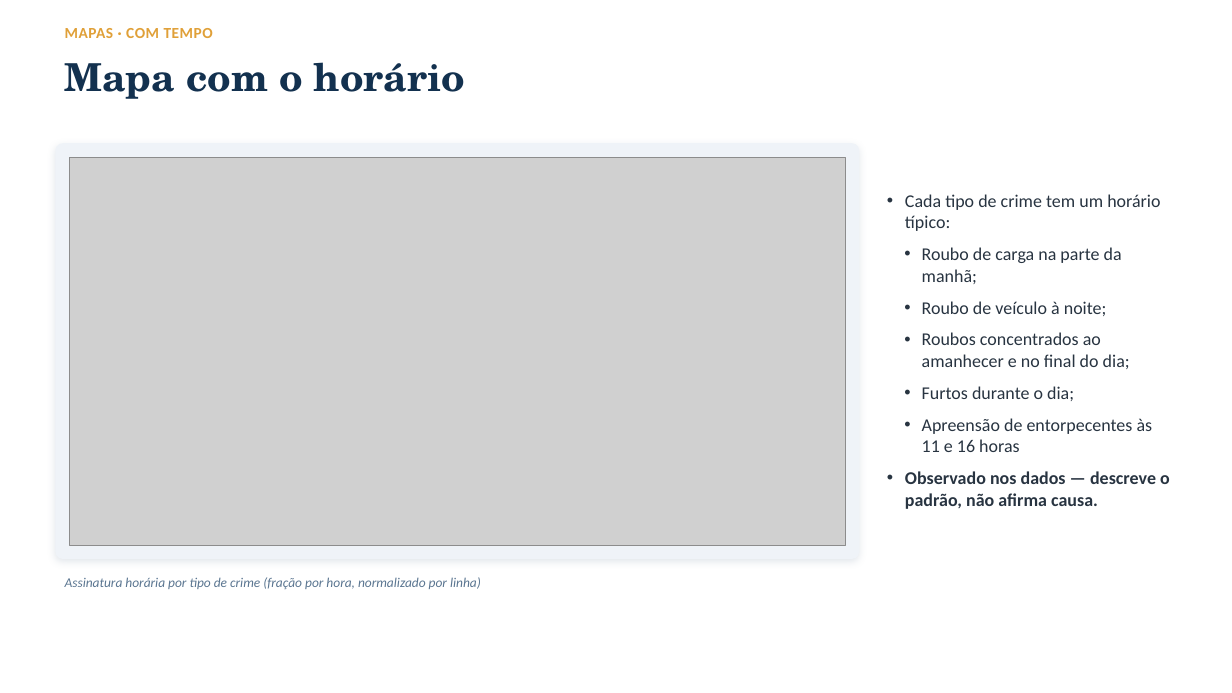
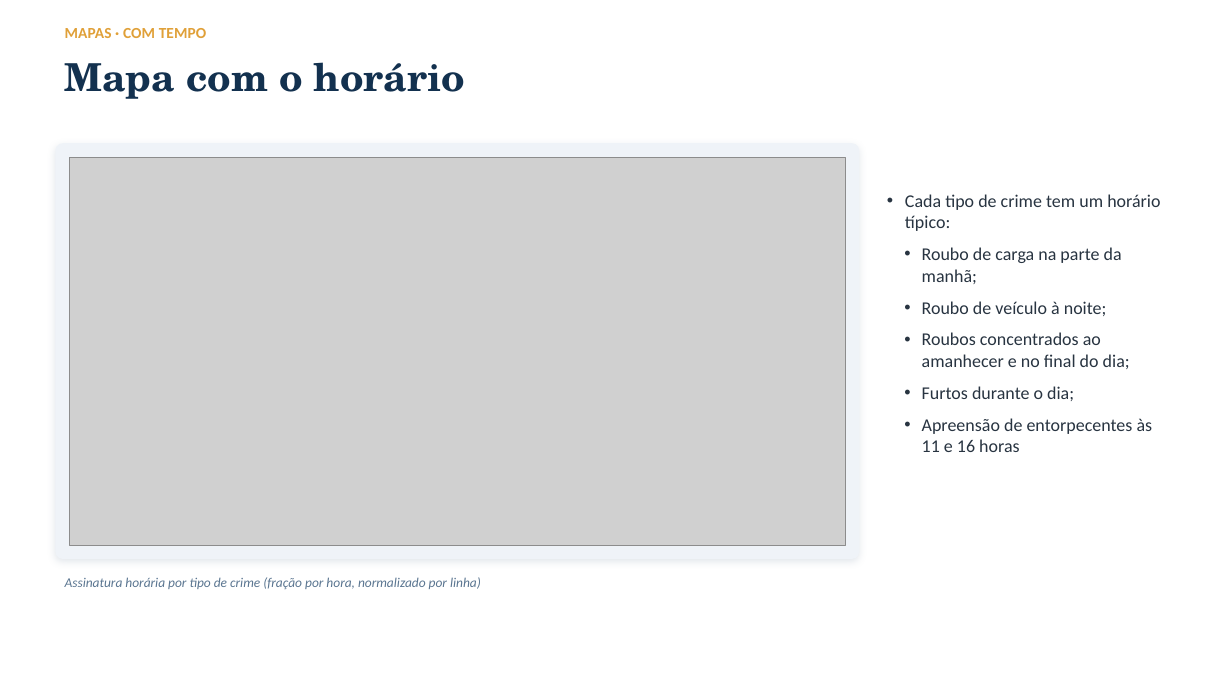
Before and after one commit to especializacao-ia-pucsp/crime-sp-ml, a slide deck: slide 6 of docs/apresentacao.pptx. Drawn at 1232x693 pixels with LibreOffice and Linux fonts; fonts in the diff are those of the drawing; grey boxes stand for pictures. Boxes give left, top, right and bottom in pixels: in the first picture for what was removed or moved away, otherwise in the second. Text is boxed around its words. In the diff, an @@ line names an element or a change of style, - is before the commit and + after.

```diff
--- a/docs/apresentacao.pptx
+++ b/docs/apresentacao.pptx
@@ text "MAPAS · COM TEMPO" at box(65, 28, 207, 38): letter spacing 0.4 to 0.1 pt @@
@@ text at box(905, 471, 1170, 509): paragraph removed @@
-• Observado nos dados — descreve o padrão, não afirma causa.
```
Also in this commit, not shown: 13 other slides changed, 1 other file.
